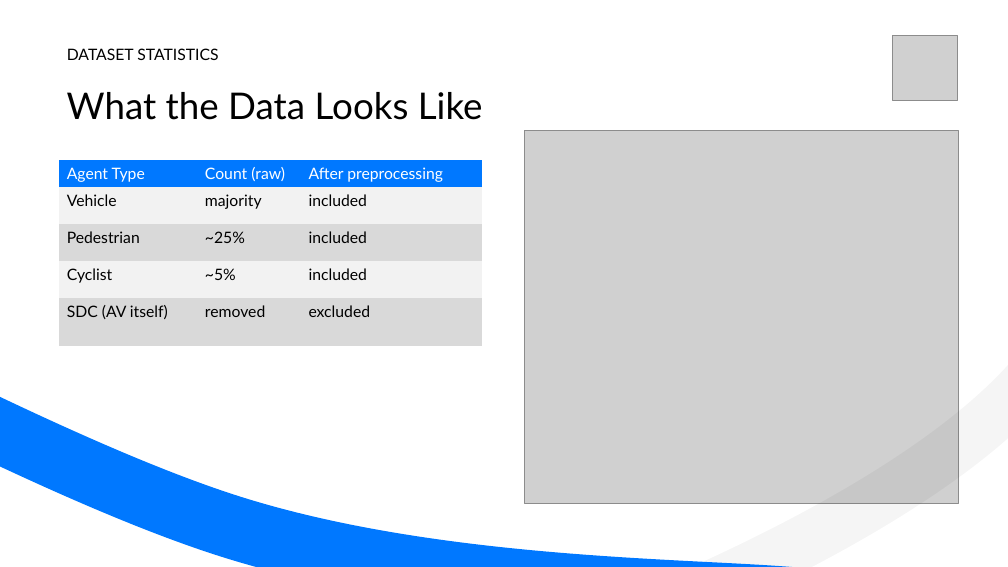
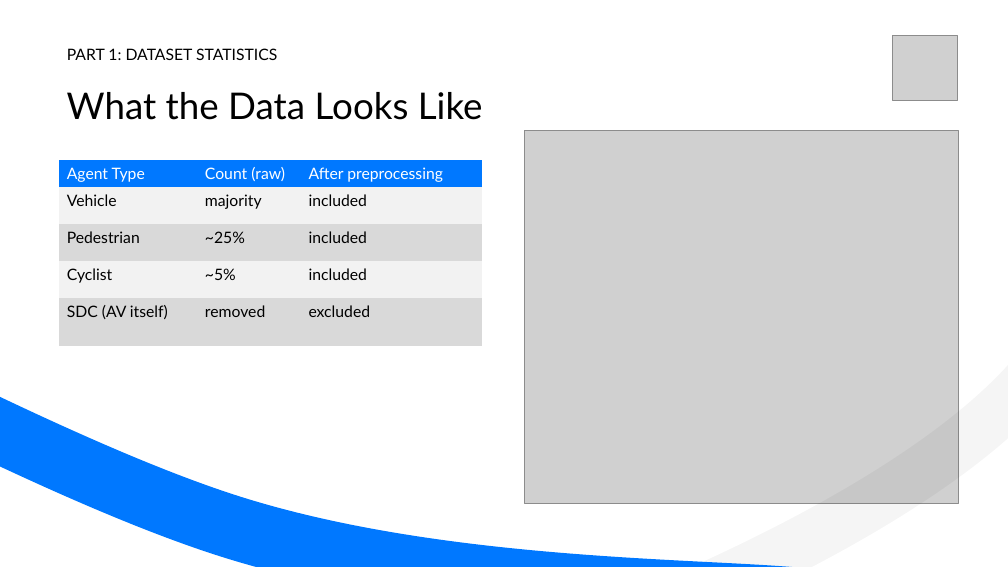
Before and after one commit to pstepanovum/womd-unsupervised-anomaly-detection, a slide deck: slide 6 of docs/presentation/Unsupervised Statistical Learning for Kinematic Anomaly Detection in Autonomous Driving Scenarios.pptx. Drawn at 1008x567 pixels with LibreOffice and Linux fonts; fonts in the diff are those of the drawing; grey boxes stand for pictures. Boxes give left, top, right and bottom in pixels: in the first picture for what was removed or moved away, otherwise in the second. Text is boxed around its words. In the diff, an @@ line names an element or a change of style, - is before the commit and + after.

```diff
--- a/docs/presentation/Unsupervised Statistical Learning for Kinematic Anomaly Detection in Autonomous Driving Scenarios.pptx
+++ b/docs/presentation/Unsupervised Statistical Learning for Kinematic Anomaly Detection in Autonomous Driving Scenarios.pptx
@@ title at (67, 48, 277, 60): text changed @@
-DATASET STATISTICS
+PART 1: DATASET STATISTICS
```
Also in this commit, not shown: 1 other slide changed.
